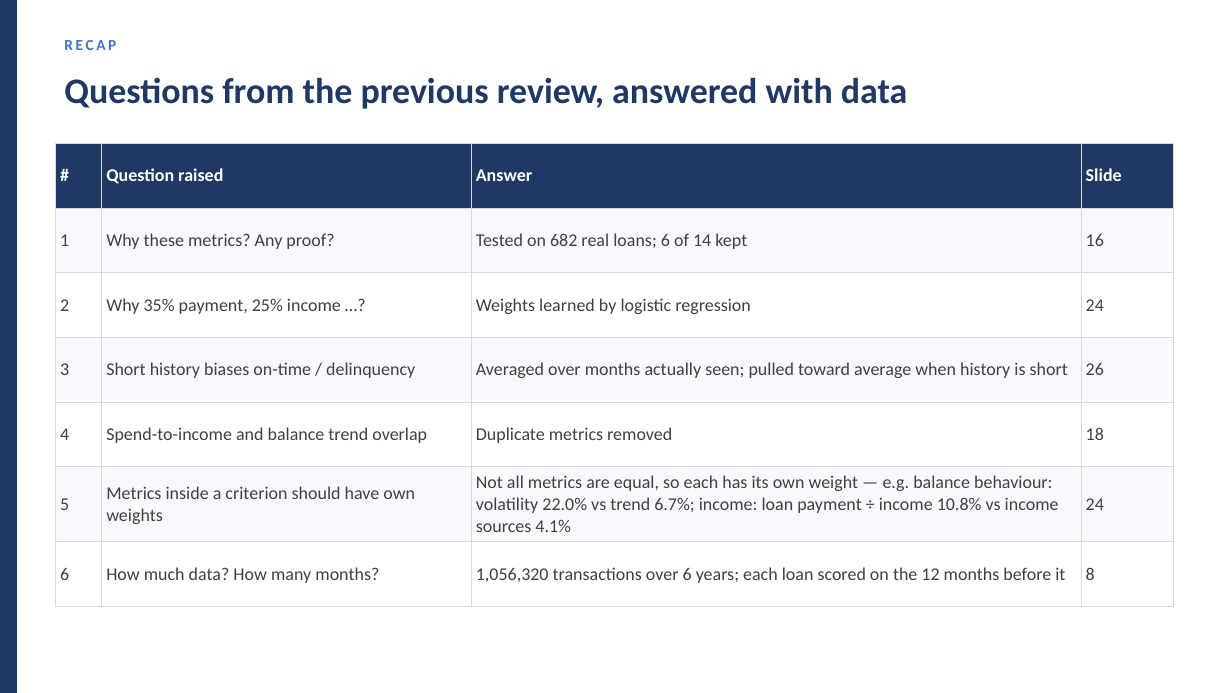
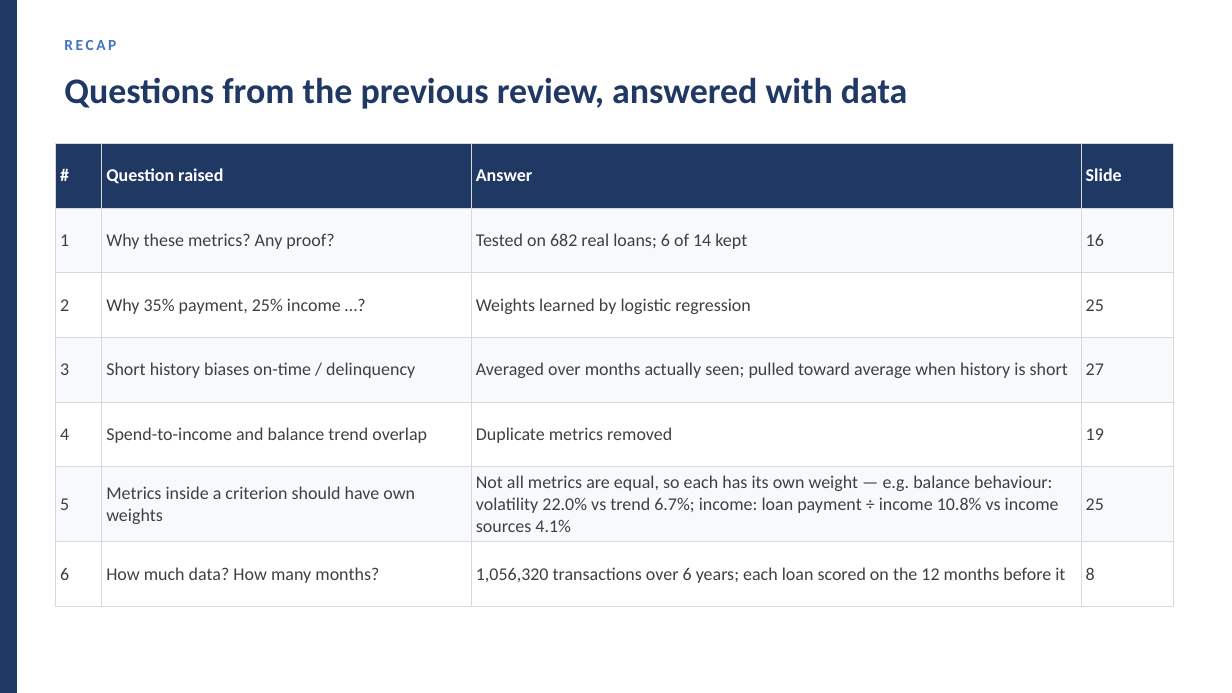
Before and after one commit to huotrithy/da-assignment-risk-scoring, a slide deck: slide 5 of docs/Final_Presentation.pptx. Drawn at 1232x693 pixels with LibreOffice and Linux fonts; fonts in the diff are those of the drawing. Boxes give left, top, right and bottom in pixels: in the first picture for what was removed or moved away, otherwise in the second. Text is boxed around its words. In the diff, an @@ line names an element or a change of style, - is before the commit and + after.

```diff
--- a/docs/Final_Presentation.pptx
+++ b/docs/Final_Presentation.pptx
@@ table at box(55, 143, 1174, 587) @@
-row 3, column 4: 24
+row 3, column 4: 25
-row 4, column 4: 26
+row 4, column 4: 27
-row 5, column 4: 18
+row 5, column 4: 19
-row 6, column 4: 24
+row 6, column 4: 25
```
Also in this commit, not shown: 8 other slides changed, 2 slides added, 1 slide removed, 1 other file.
